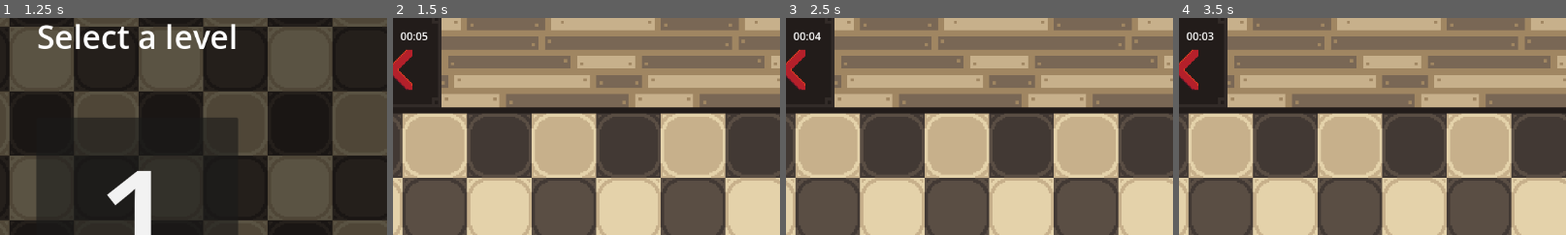
Above: before the commit, frames 1-4 (left to right).
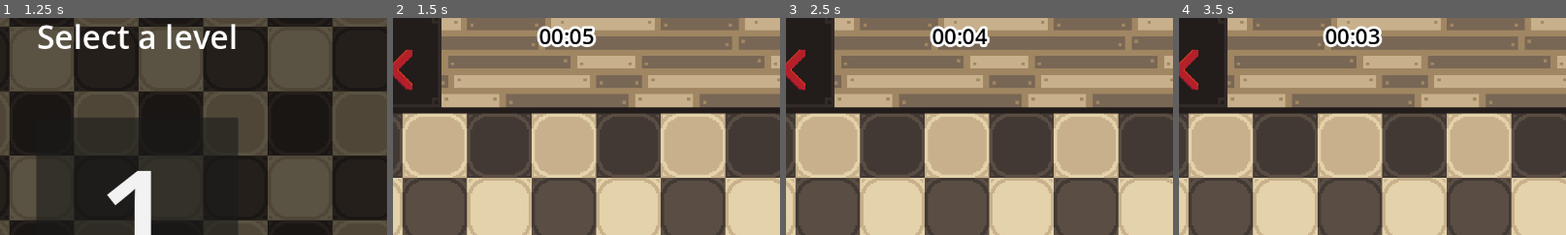
Above: after the commit, the same moments.

Repository: AuraDvin/MvR
Game: Godot game, scene res://levels/menus/main_menu/main_menu.tscn
Same seed, same stepped clock (60 frames per second), same inputs: the game is played once before the commit and once after it.
Inputs (mouse positions are % of the whole screen's width and height, from its top left):
- Up to frame 1 (1.25 s): click (50, 53) at 0.5 s
- Up to frame 2 (1.5 s): click "1" at 1.25 s
- Up to frame 3 (2.5 s): click (5, 13) at 2 s
- Up to frame 4 (3.5 s): click (11, 13) at 2.75 s
The pictures show only the part of the screen within x 32-82%, y 1-51%; the shares and areas given below are measured in that part.

Frame 1 is identical in both runs. In frame 2, 1.5% of the frame differs, in the area x 2-53%, y 3-14%; in frame 3, 1.5%; in frame 4, 1.5%.

Commit message:
timer label styled

Diff:
--- a/levels/menus/hud/hud.gd
+++ b/levels/menus/hud/hud.gd
@@ -9,6 +9,11 @@
 func _ready():
 
 	await get_tree().process_frame
+	var resources = $MarginContainer/HBoxContainer2/VBoxContainer2/resources
+	# Add spacers and move one between energy and timer label to keep timer in the center
+	resources.add_spacer(true)
+	resources.add_spacer(true)
+	resources.move_child(resources.get_child(0), 2)
 	for child in $MarginContainer/HBoxContainer2/VBoxContainer2/upgrades.get_children():
 		if child.name == "Label":
 			continue
--- a/levels/menus/hud/hud.tscn
+++ b/levels/menus/hud/hud.tscn
@@ -102,6 +102,10 @@
 
 [node name="TimerLabel" type="Label" parent="MarginContainer/HBoxContainer2/VBoxContainer2/resources"]
 layout_mode = 2
+theme_override_colors/font_color = Color(0, 0, 0, 1)
+theme_override_colors/font_outline_color = Color(1, 1, 1, 1)
+theme_override_constants/outline_size = 16
+theme_override_font_sizes/font_size = 32
 
 [node name="TextureRect" type="TextureRect" parent="MarginContainer/HBoxContainer2/VBoxContainer2/resources"]
 layout_mode = 2
